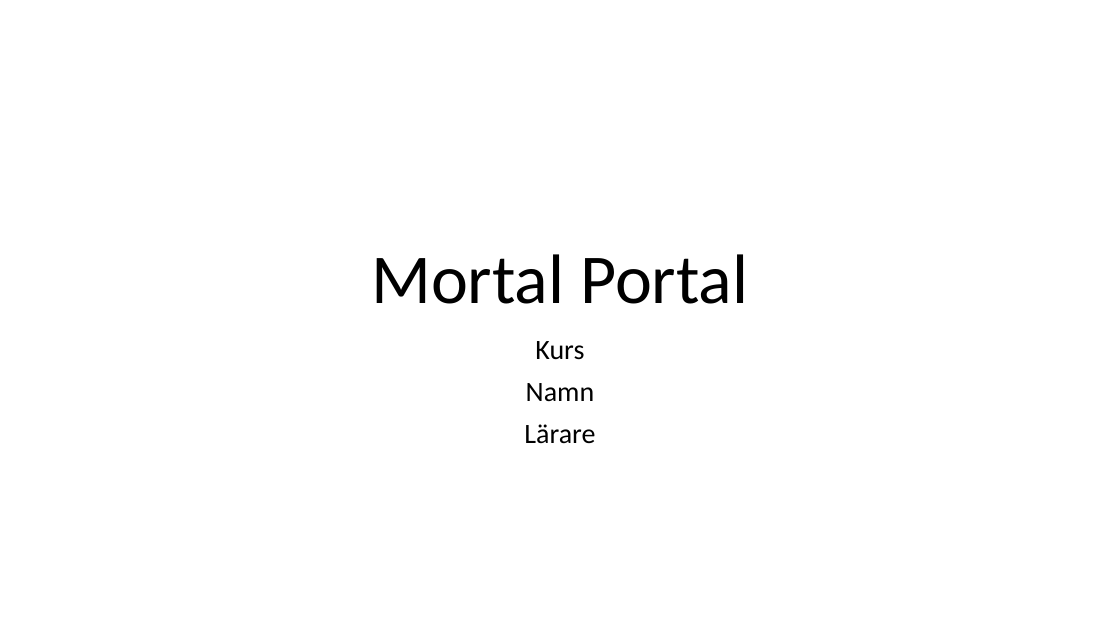
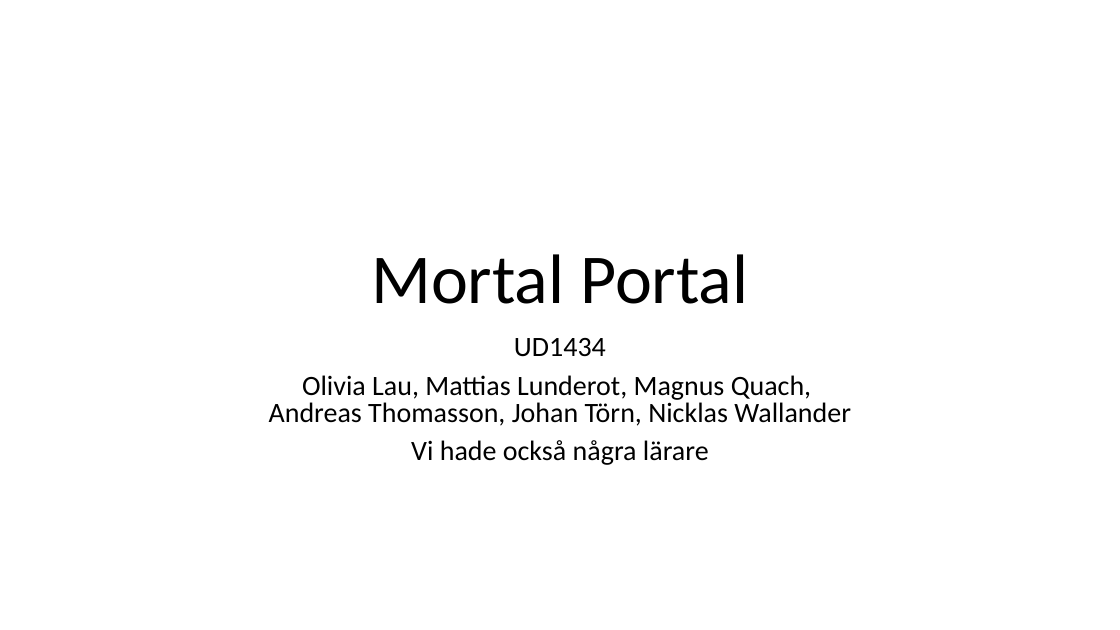
Before and after one commit to lunderot/MortalPortal, a slide deck: slide 1 of Documents/Mortal Portal.pptx. Drawn at 1120x630 pixels with LibreOffice and Linux fonts; fonts in the diff are those of the drawing. Boxes give left, top, right and bottom in pixels: in the first picture for what was removed or moved away, otherwise in the second. Text is boxed around its words. In the diff, an @@ line names an element or a change of style, - is before the commit and + after.

```diff
--- a/Documents/Mortal Portal.pptx
+++ b/Documents/Mortal Portal.pptx
@@ subtitle at (x1=269, y1=338, x2=851, y2=465): text changed @@
-Kurs
-Namn
-Lärare
+UD1434
+Olivia Lau, Mattias Lunderot, Magnus Quach,
+Andreas Thomasson, Johan Törn, Nicklas Wallander
+Vi hade också några lärare
```
Also in this commit, not shown: 6 other slides changed.
